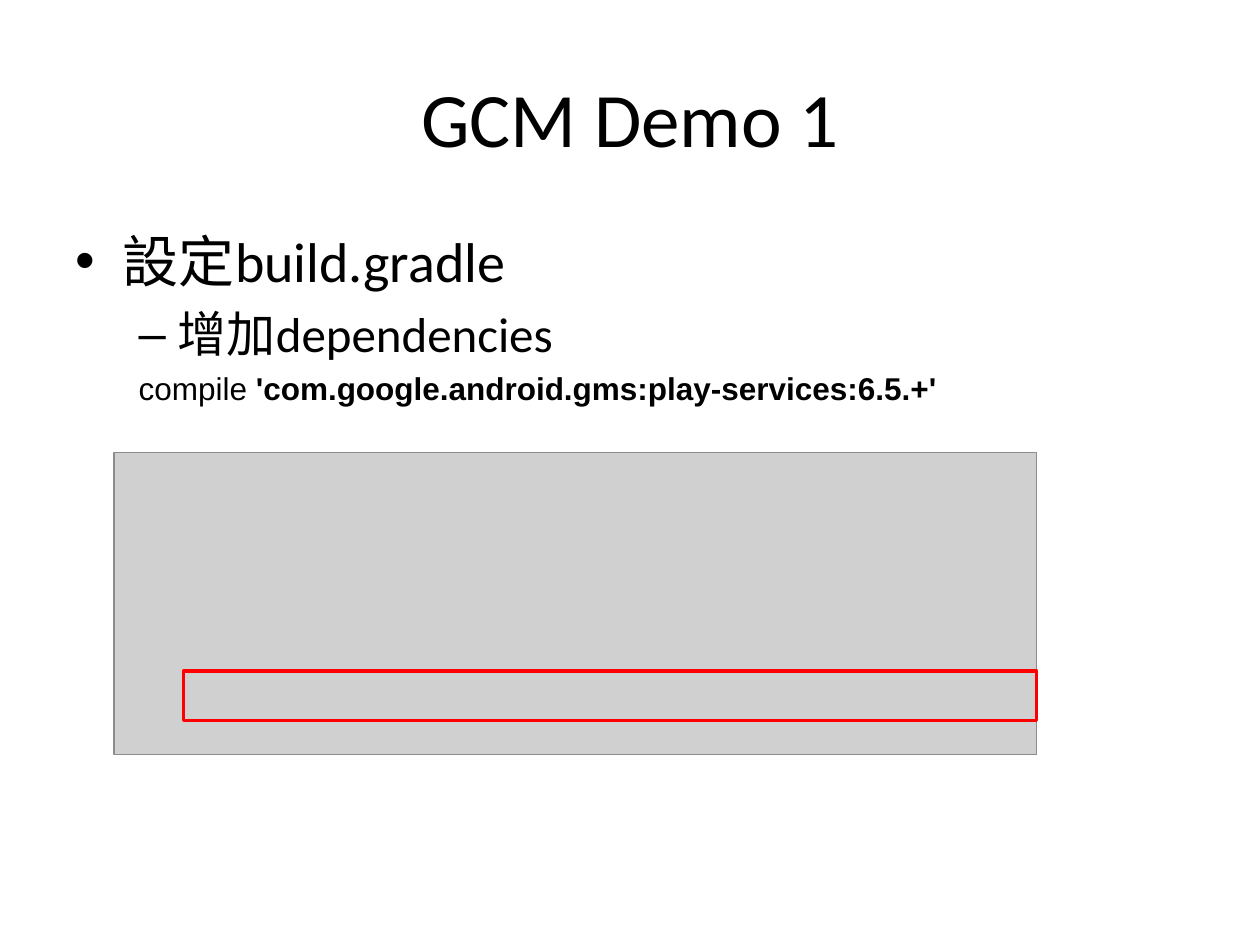
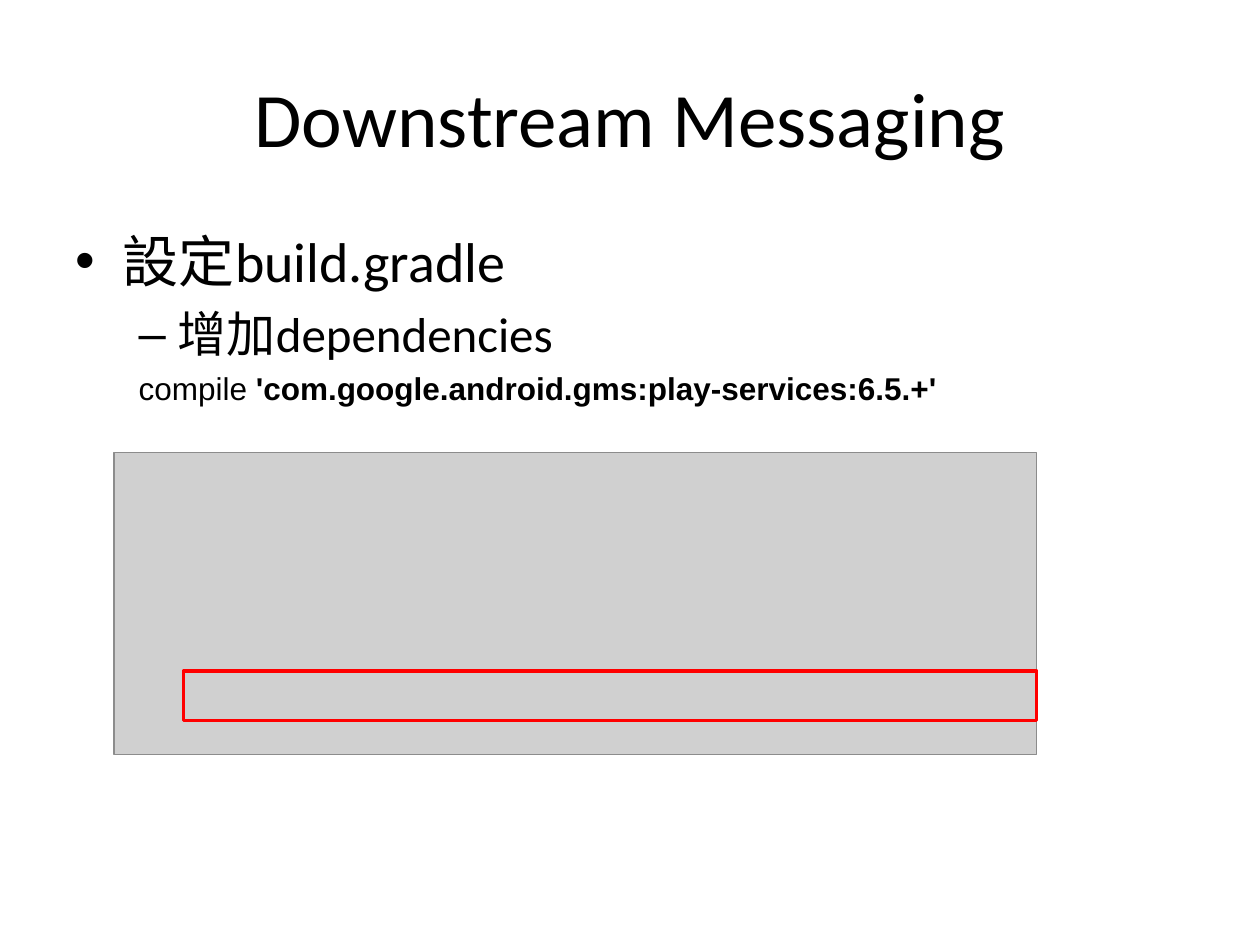
Before and after one commit to sonnyshih/AndroidDemoSample, a slide deck: slide 22 of CustomerUIDemo/GCM instruction.pptx (slide 15 before the commit). Drawn at 1260x945 pixels with LibreOffice and Linux fonts; fonts in the diff are those of the drawing; grey boxes stand for pictures. Boxes give left, top, right and bottom in pixels: in the first picture for what was removed or moved away, otherwise in the second. Text is boxed around its words. In the diff, an @@ line names an element or a change of style, - is before the commit and + after.

Commit message:
1. Modify GCM instruction.pptx 2. Modify the Downstream Messaging Demo

```diff
--- a/CustomerUIDemo/GCM instruction.pptx
+++ b/CustomerUIDemo/GCM instruction.pptx
@@ title at [255, 94, 1005, 161]: text changed @@
-GCM Demo 1
+Downstream Messaging
```
Also in this commit, not shown: 6 other slides changed, 8 slides added, 7 other files.
